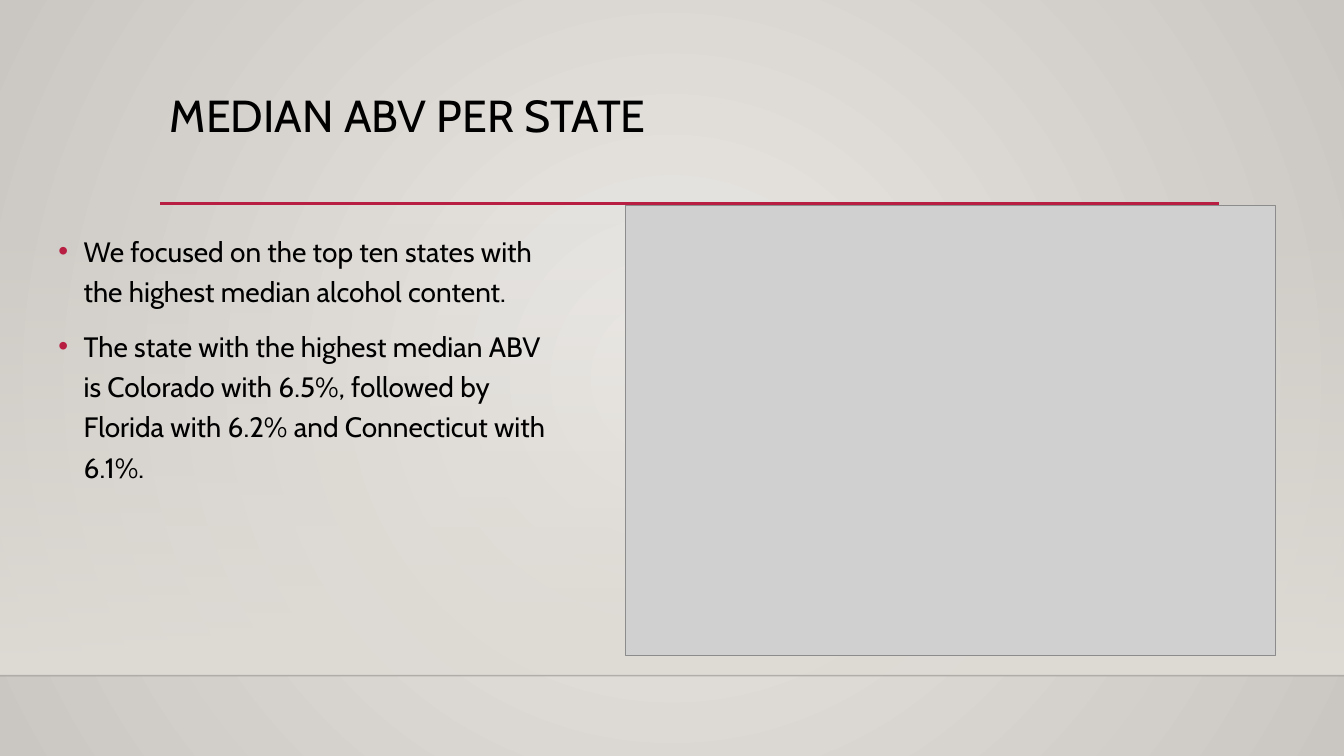
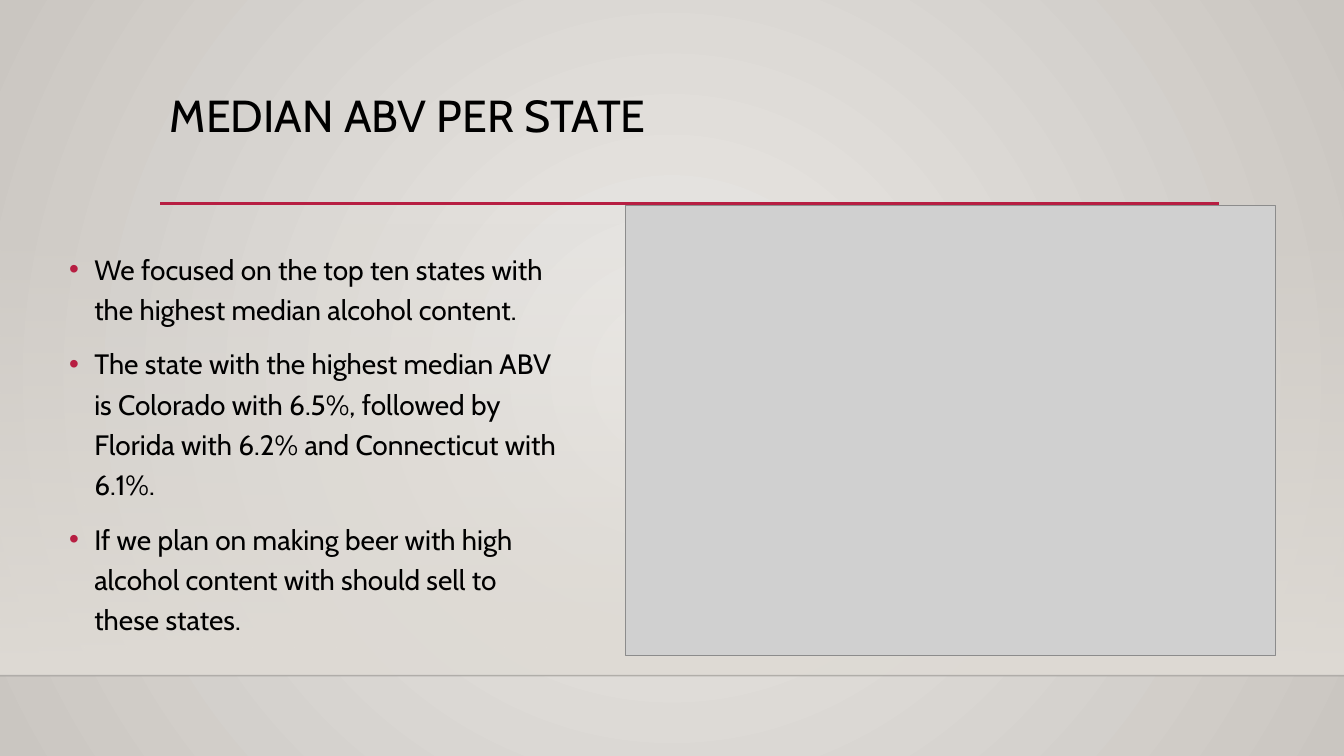
Before and after one commit to sajmera9/BeerCaseStudy1, a slide deck: slide 4 of CaseStudy1_Final_Presentation.pptx. Drawn at 1344x756 pixels with LibreOffice and Linux fonts; fonts in the diff are those of the drawing; grey boxes stand for pictures; background and template pictures are left out. Boxes give left, top, right and bottom in pixels: in the first picture for what was removed or moved away, otherwise in the second. Text is boxed around its words. In the diff, an @@ line names an element or a change of style, - is before the commit and + after.

Commit message:
slides updated

```diff
--- a/CaseStudy1_Final_Presentation.pptx
+++ b/CaseStudy1_Final_Presentation.pptx
@@ text "We focused on the top ...": place and size @@
-text "We focused on the top ..." at [84, 241, 545, 479]
+text "We focused on the top ..." at [94, 259, 556, 631]
@@ text at [94, 529, 512, 631]: paragraph added @@
+• If we plan on making beer with high alcohol content with should sell to these states.
```
Also in this commit, not shown: 7 other slides changed.
